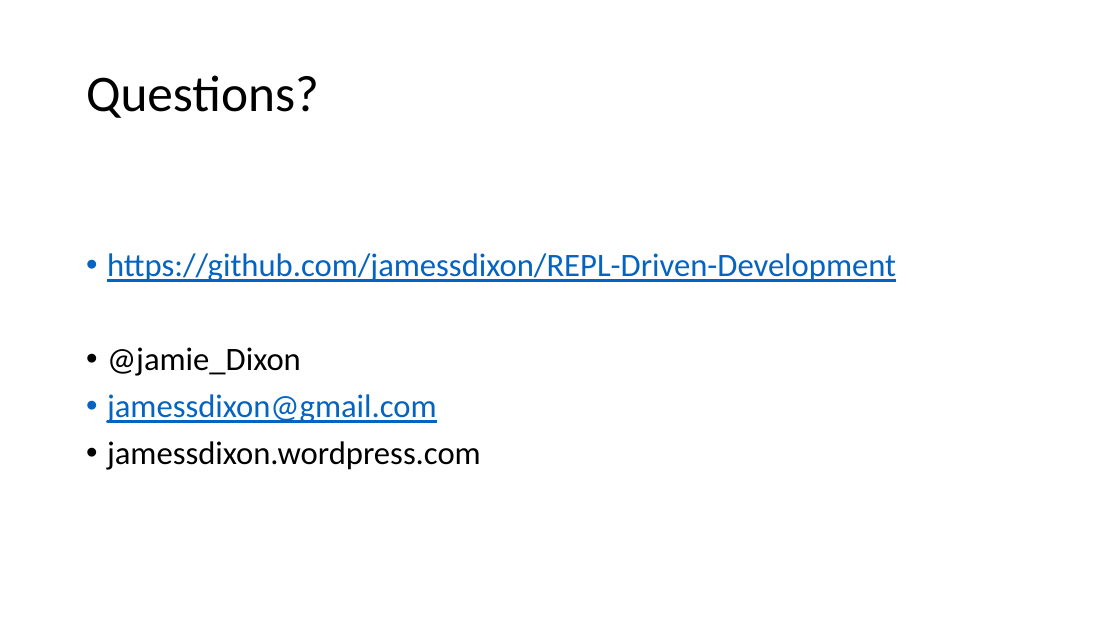
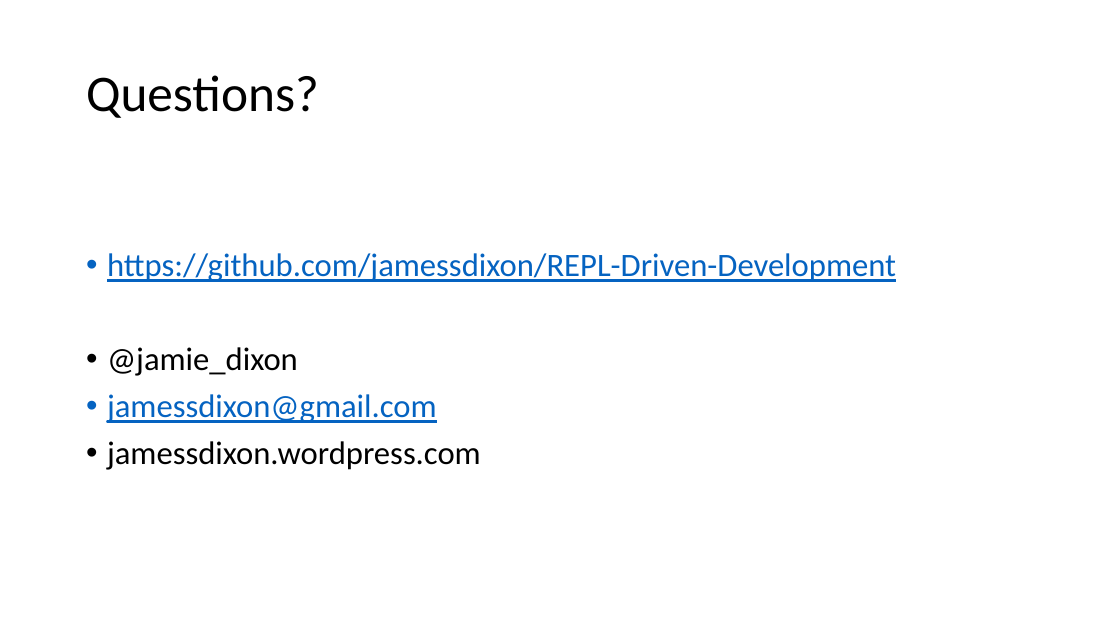
Before and after one commit to jamessdixon/REPL-Driven-Development, a slide deck: slide 20 of REPL-Driven-Development.pptx. Drawn at 1120x630 pixels with LibreOffice and Linux fonts; fonts in the diff are those of the drawing. Boxes give left, top, right and bottom in pixels: in the first picture for what was removed or moved away, otherwise in the second. Text is boxed around its words. In the diff, an @@ line names an element or a change of style, - is before the commit and + after.

```diff
--- a/REPL-Driven-Development.pptx
+++ b/REPL-Driven-Development.pptx
@@ text at <box>107,347,298,376</box>: text changed @@
-• @jamie_Dixon
+• @jamie_dixon
```
Also in this commit, not shown: 8 other slides changed, 24 other files.
